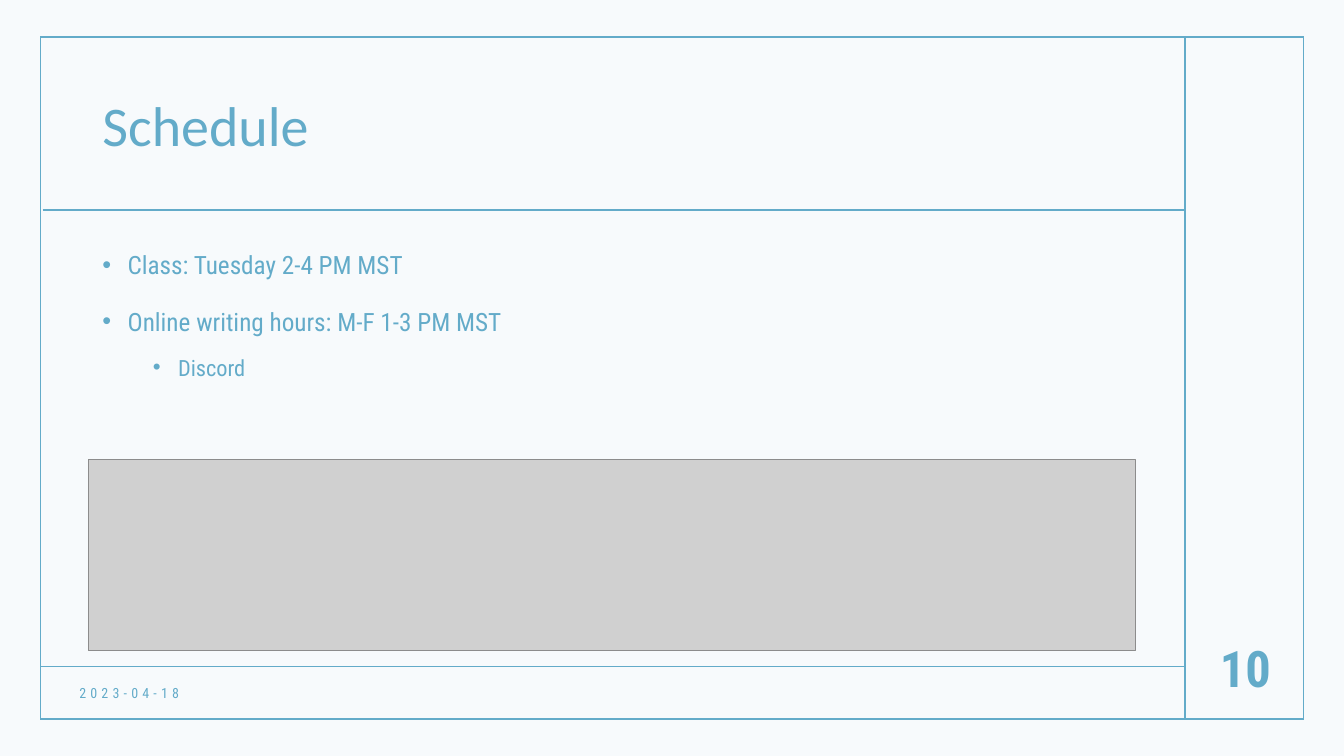
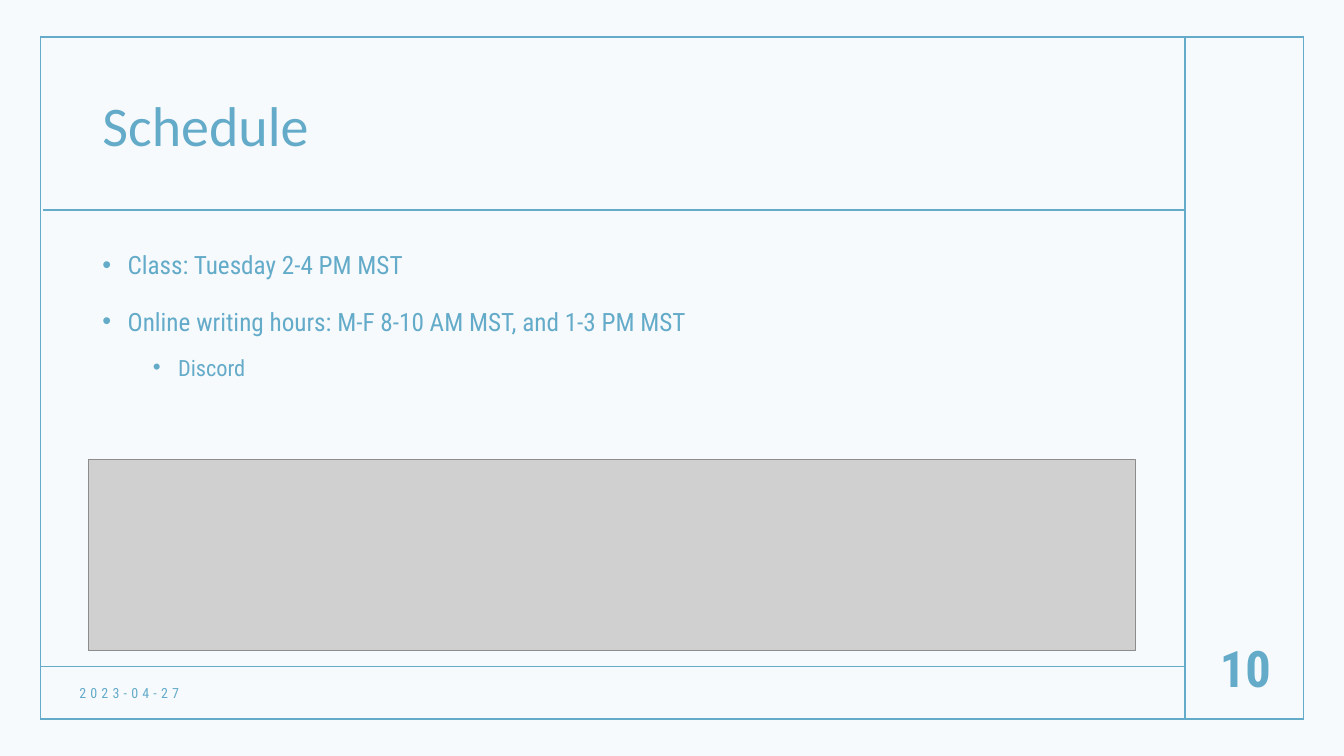
Before and after one commit to hatalbott/mcnair_academic_writing, a slide deck: slide 10 of 00-Intro/L00-Intro.pptx. Drawn at 1344x756 pixels with LibreOffice and Linux fonts; fonts in the diff are those of the drawing; grey boxes stand for pictures. Boxes give left, top, right and bottom in pixels: in the first picture for what was removed or moved away, otherwise in the second. Text is boxed around its words. In the diff, an @@ line names an element or a change of style, - is before the commit and + after.

Commit message:
Finalize schedule

```diff
--- a/00-Intro/L00-Intro.pptx
+++ b/00-Intro/L00-Intro.pptx
@@ text at bbox=[128, 312, 685, 336]: text changed @@
-• Online writing hours: M-F 1-3 PM MST
+• Online writing hours: M-F 8-10 AM MST, and 1-3 PM MST
@@ text at bbox=[79, 688, 179, 698]: text changed @@
-2023-04-18
+2023-04-27
```
Also in this commit, not shown: 10 other slides changed, 2 other files.
